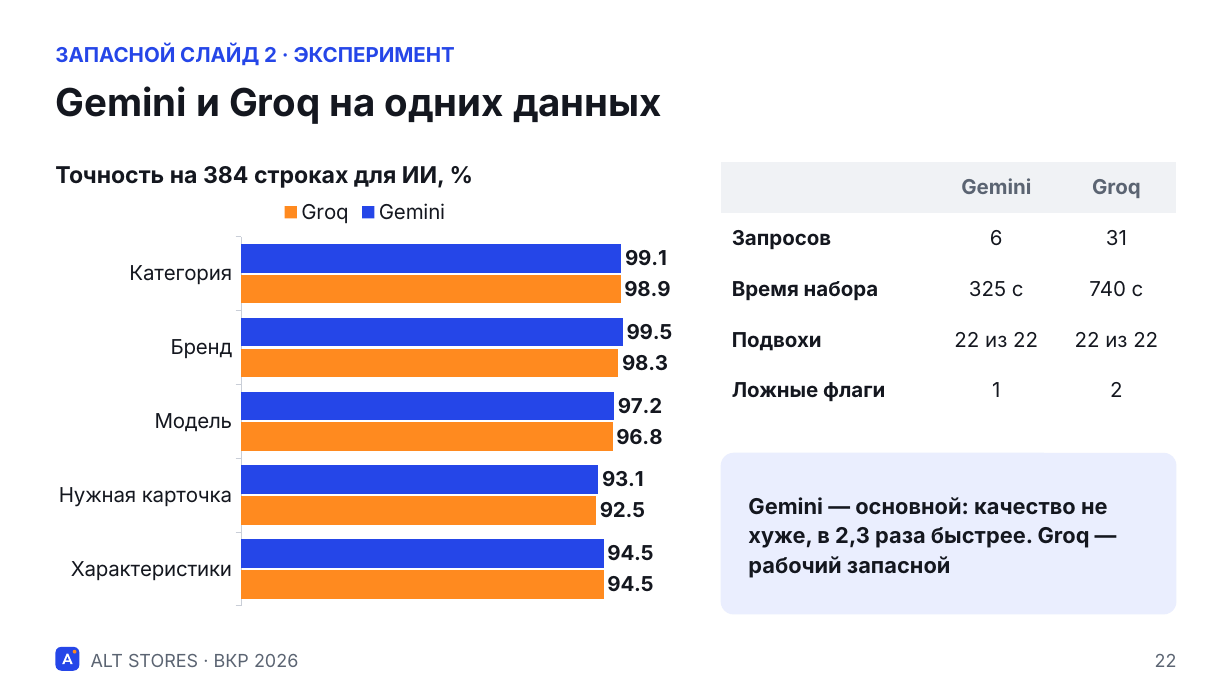
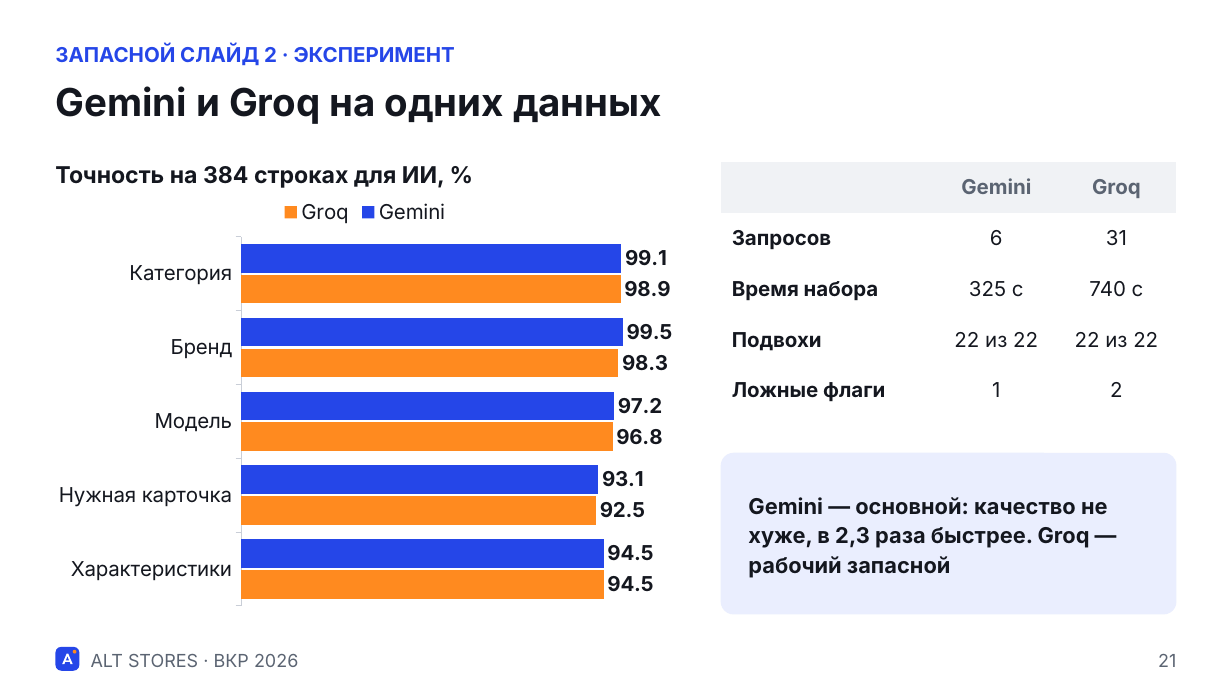
Before and after one commit to AzizArgon/alt-stores, a slide deck: slide 21 of docs/presentation/ALT_STORES_defense.pptx (slide 22 before the commit). Drawn at 1232x693 pixels with LibreOffice and Linux fonts; fonts in the diff are those of the drawing. Boxes give left, top, right and bottom in pixels: in the first picture for what was removed or moved away, otherwise in the second. Text is boxed around its words. In the diff, an @@ line names an element or a change of style, - is before the commit and + after.

```diff
--- a/docs/presentation/ALT_STORES_defense.pptx
+++ b/docs/presentation/ALT_STORES_defense.pptx
@@ text at (1158,654,1176,667): text changed @@
-22
+21
```
Also in this commit, not shown: 12 other slides changed, 3 slides removed, 25 other files.
